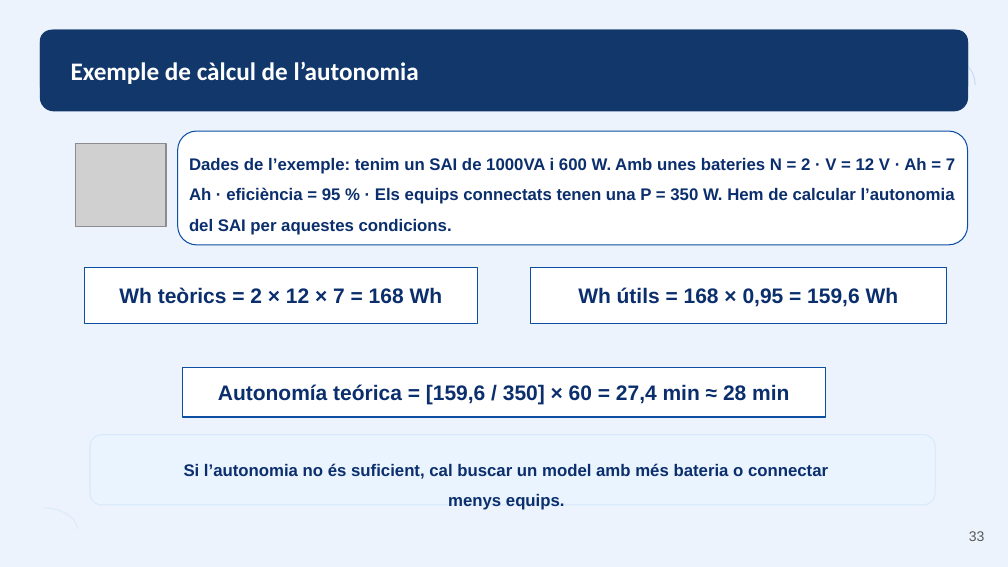
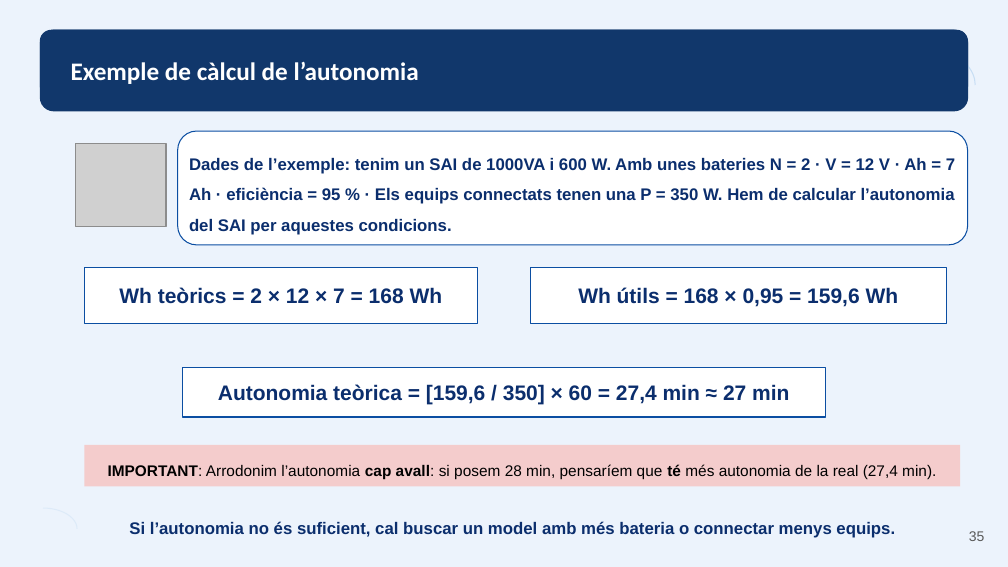
Before and after one commit to ejgutierrez74/smx-seguretat-informatica, a slide deck: slide 35 of materials-ra1/part-iii.pptx (slide 33 before the commit). Drawn at 1008x567 pixels with LibreOffice and Linux fonts; fonts in the diff are those of the drawing; grey boxes stand for pictures. Boxes give left, top, right and bottom in pixels: in the first picture for what was removed or moved away, otherwise in the second. Text is boxed around its words. In the diff, an @@ line names an element or a change of style, - is before the commit and + after.

```diff
--- a/materials-ra1/part-iii.pptx
+++ b/materials-ra1/part-iii.pptx
@@ text in rectangle at box(218, 384, 789, 405): text changed @@
-Autonomía teórica = [159,6 / 350] × 60 = 27,4 min ≈ 28 min
+Autonomia teòrica = [159,6 / 350] × 60 = 27,4 min ≈ 27 min
@@ rectangle added at box(85, 445, 961, 486), fill #F4CCCC, 11 pt, text #000000 @@
+IMPORTANT: Arrodonim l’autonomia cap avall: si posem 28 min, pensaríem que té més autonomia de la real (27,4 min).
@@ rounded rectangle removed at box(90, 434, 934, 505) @@
@@ text "Si l’autonomia no és suficient, ..." rewrapped from box(184, 463, 828, 510) to box(129, 521, 895, 538) @@
@@ page number at box(969, 531, 985, 541): text changed @@
-33
+35
```
Also in this commit, not shown: 58 other slides changed, 2 slides added, 16 other files.
